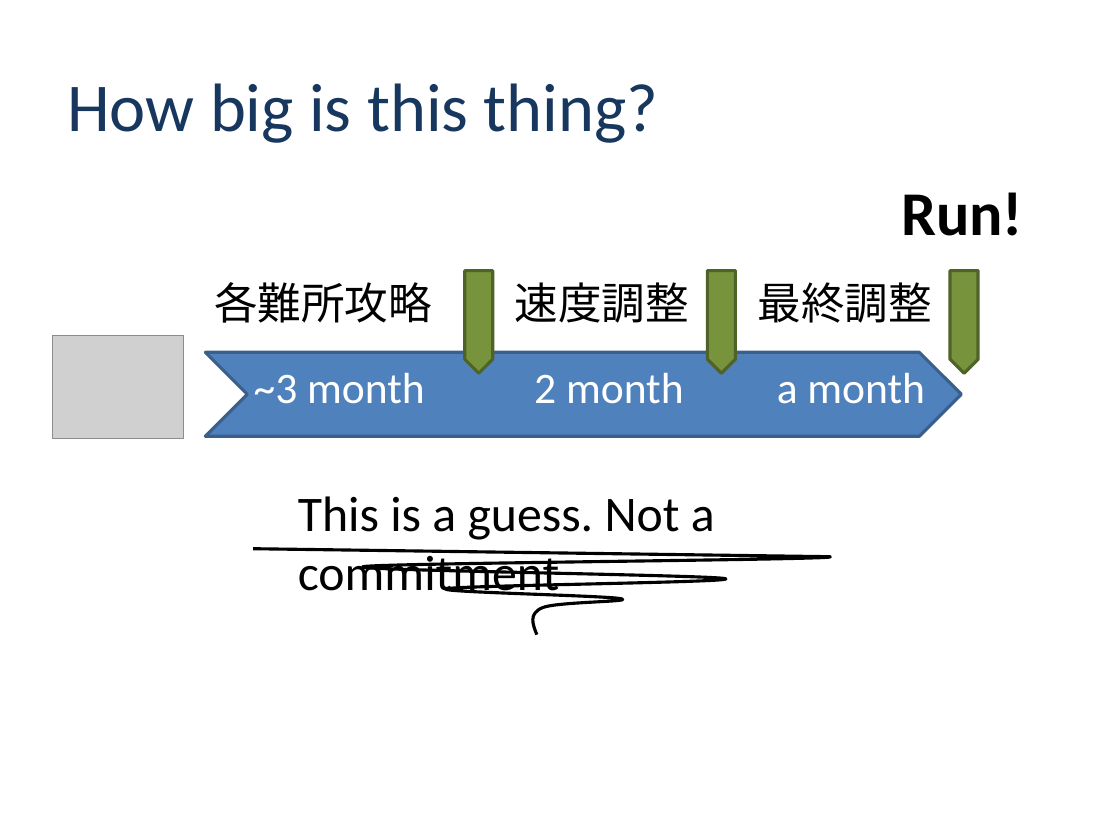
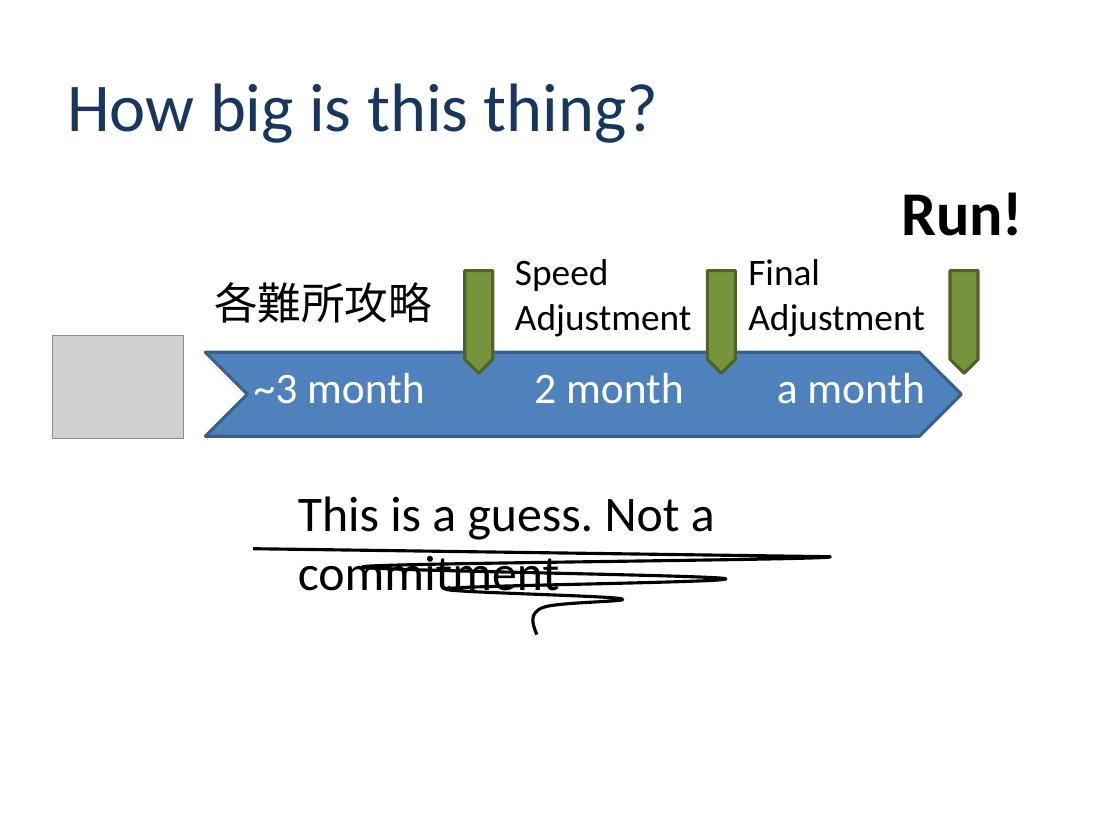
Before and after one commit to class-snct-rikitakelab/e-konbu2012, a slide deck: slide 10 of Inception Deck -E-konbu-.pptx (slide 11 before the commit). Drawn at 1120x840 pixels with LibreOffice and Linux fonts; fonts in the diff are those of the drawing; grey boxes stand for pictures; background and template pictures are left out. Boxes give left, top, right and bottom in pixels: in the first picture for what was removed or moved away, otherwise in the second. Text is boxed around its words. In the diff, an @@ line names an element or a change of style, - is before the commit and + after.

```diff
--- a/Inception Deck -E-konbu-.pptx
+++ b/Inception Deck -E-konbu-.pptx
@@ text at [515,259,691,337]: text changed; size 28 to 24 pt @@
-速度調整
+Speed
+Adjustment
@@ text at [748,259,924,337]: text changed; size 28 to 24 pt @@
-最終調整
+Final
+Adjustment
```
Also in this commit, not shown: 4 other slides changed, 1 slide removed, 16 other files.
